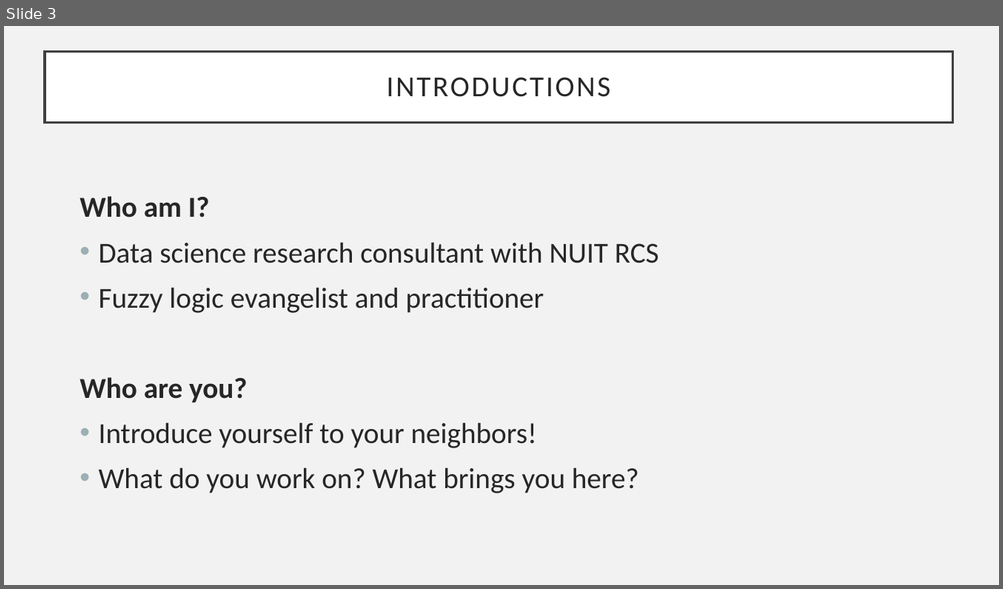
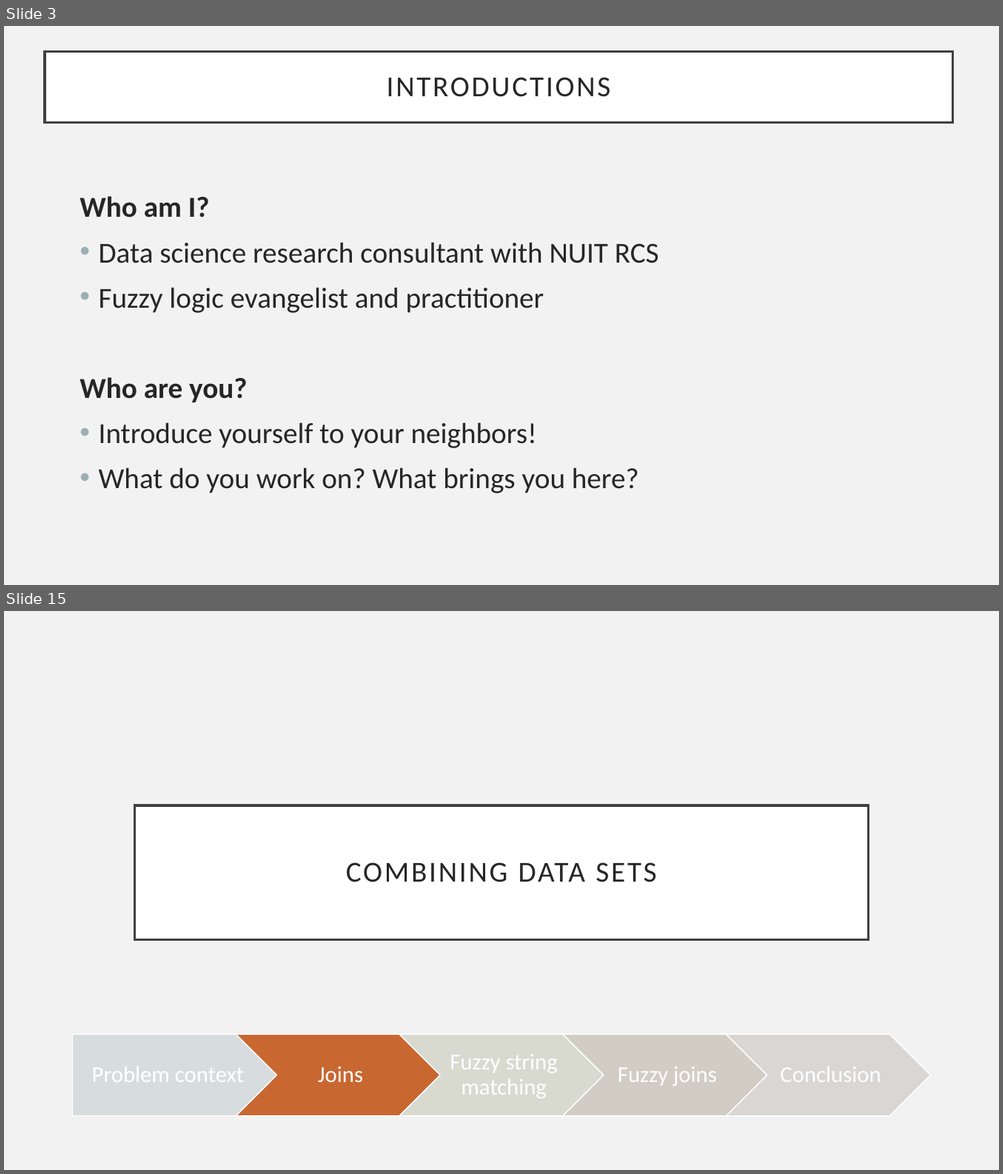
Before and after one commit to allemanau/NUIT_text_matching_workshop, a slide deck: slides/text_matching_workshop_slides.pptx. Shown one above the other, each under a label of ours: slide 3 before the commit, slides 3 and 15 after it; the slides between them are not shown. The pictures are 1003x589 and 1003x1174 pixels, drawn with LibreOffice and Linux fonts; fonts in the diff are those of the drawing. Boxes give left, top, right and bottom in pixels: in the first picture for what was removed or moved away, otherwise in the second. Text is boxed around its words. In the diff, an @@ line names an element or a change of style, - is before the commit and + after.

```diff
--- a/slides/text_matching_workshop_slides.pptx
+++ b/slides/text_matching_workshop_slides.pptx
@@ slide 15 added at (x1=4, y1=611, x2=999, y2=1170), background #F2F2F2 @@
@@ rectangle added at (x1=134, y1=806, x2=868, y2=940), fill #FFFFFF, outline #404040 2.5 pt, 28 pt, text #262626 @@
+COMBINING DATA SETS
@@ group added at (x1=73, y1=1035, x2=930, y2=1116): 5 texts, 4 chevrons, 1 pentagon arrow @@
+Problem context
+Joins
+Fuzzy string matching
+Fuzzy joins
+Conclusion
```
Also in this commit, not shown: 2 slides changed, 35 other slides added, 1 slide removed, 8 other files.
